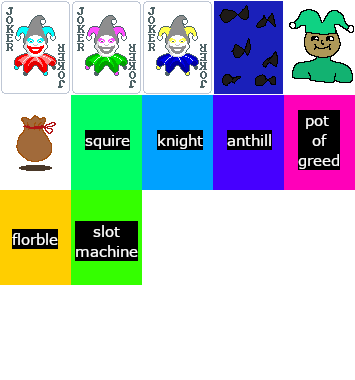
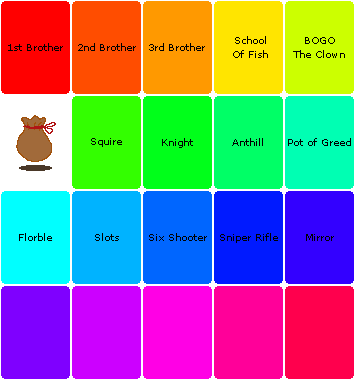
Two versions of the same layered image (355x380). Layer-by-layer changes:
added layer "Mirror" above "Placeholders" over (306, 234, 334, 241)
added layer "Placeholders" above "Jokers.png" over (1, 1, 354, 379)
painted on "Jokers.png" over (0, 1, 355, 285)
